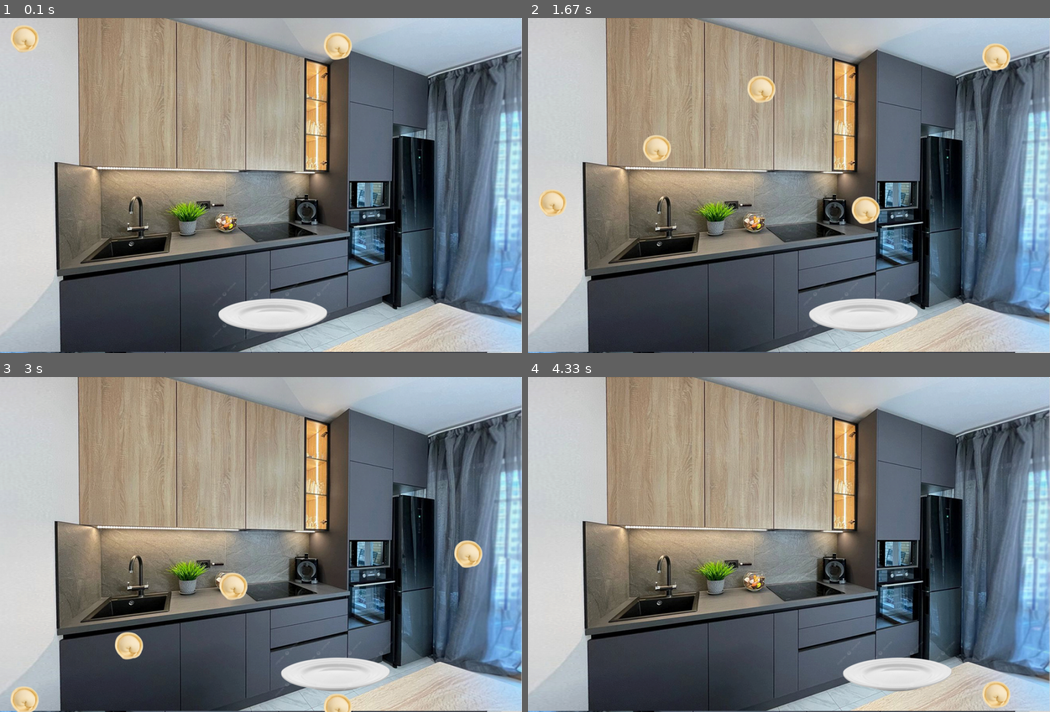
Above: before the commit, frames 1-4 (two rows, left to right).
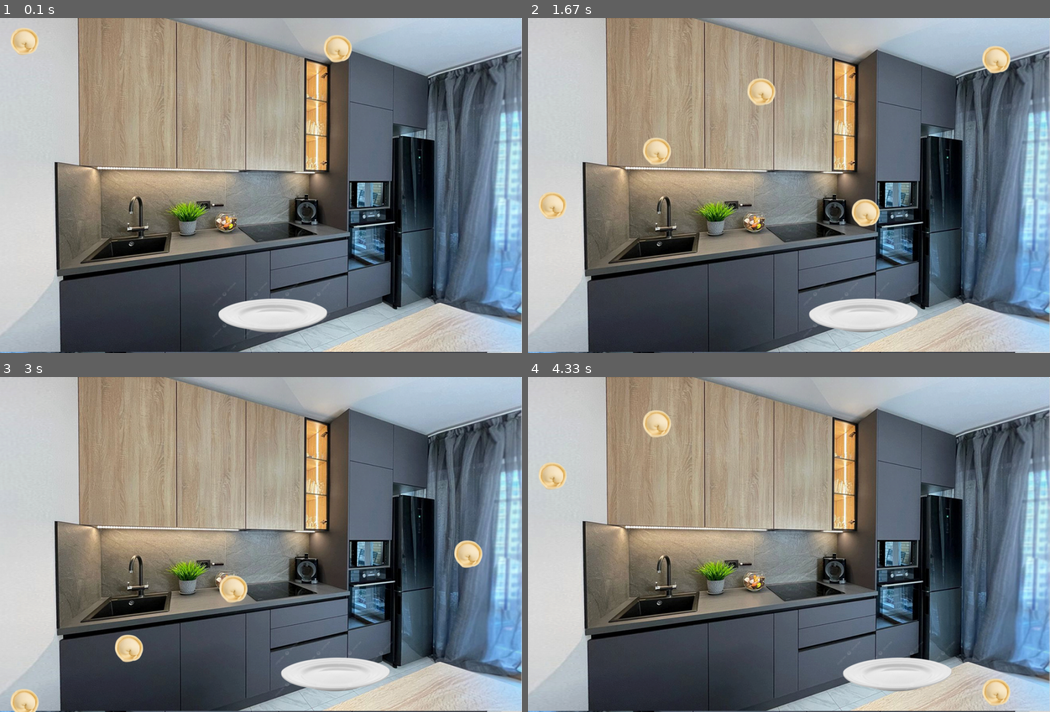
Above: after the commit, the same moments.

Repository: alexa005123/pygame
Game: pygame game, started from thursday_1800/main.py
The game is run twice, just before and just after one commit, with the same random seed, the same clock (stepped at 60 frames per second) and the same inputs.
Inputs:
- Up to frame 1 (0.1 s): no input
- Up to frame 2 (1.67 s): hold Right 0.33-0.8 s; hold Right 0.83-1.3 s; hold Left from 1.33 s (still down)
- Up to frame 3 (3 s): release Left at 1.87 s; hold Left 1.9-2.3 s; hold Right 2.33-2.97 s
- Up to frame 4 (4.33 s): hold Left 3-3.47 s; hold Right 3.5-3.97 s; hold Right from 4 s (still down)

The runs differ from the first frame. In frame 1, 0.4% of the frame differs, in the area x 2-68%, y 2-14%; in frame 2, 1.0%, in the area x 2-93%, y 7-63%; in frame 3, 0.8%; in frame 4, 0.9%.

Commit message:
Update main.py

Diff:
--- a/thursday_1800/main.py
+++ b/thursday_1800/main.py
@@ -13,7 +13,6 @@
 
     def move_food(self):  # метод движения еды вниз
         self.rect.y += 5
-
 
     def move_plate(self):# метод отрисовки картинки
         keys = pygame.key.get_pressed()
@@ -41,16 +40,18 @@
 fps = pygame.time.Clock() #фпс
 
 while True:
+    fps.tick(40)
     fon.draw_image() #применение метода отрисовки к объекту-класса food (фон)
     plate.draw_image()#применение метода отрисовки к объекту-класса food (тарелка)
     for i in food_list:
+        i.move_food()
         i.draw_image()
-    fps.tick(40)
-    food1.move_food()
-    food2.move_food()
-    food3.move_food()
-    food4.move_food()
-    food5.move_food()
+        if plate.rect.colliderect(i.rect):
+            food_list.remove(i)
+        if i.rect.y > 700:
+            i.rect.y = 0
+    if food_list == []:
+        pygame.QUIT()
     plate.move_plate()
     for event in pygame.event.get():#проходимся по событиям
         if event.type == pygame.QUIT:#если нажал на крестик
